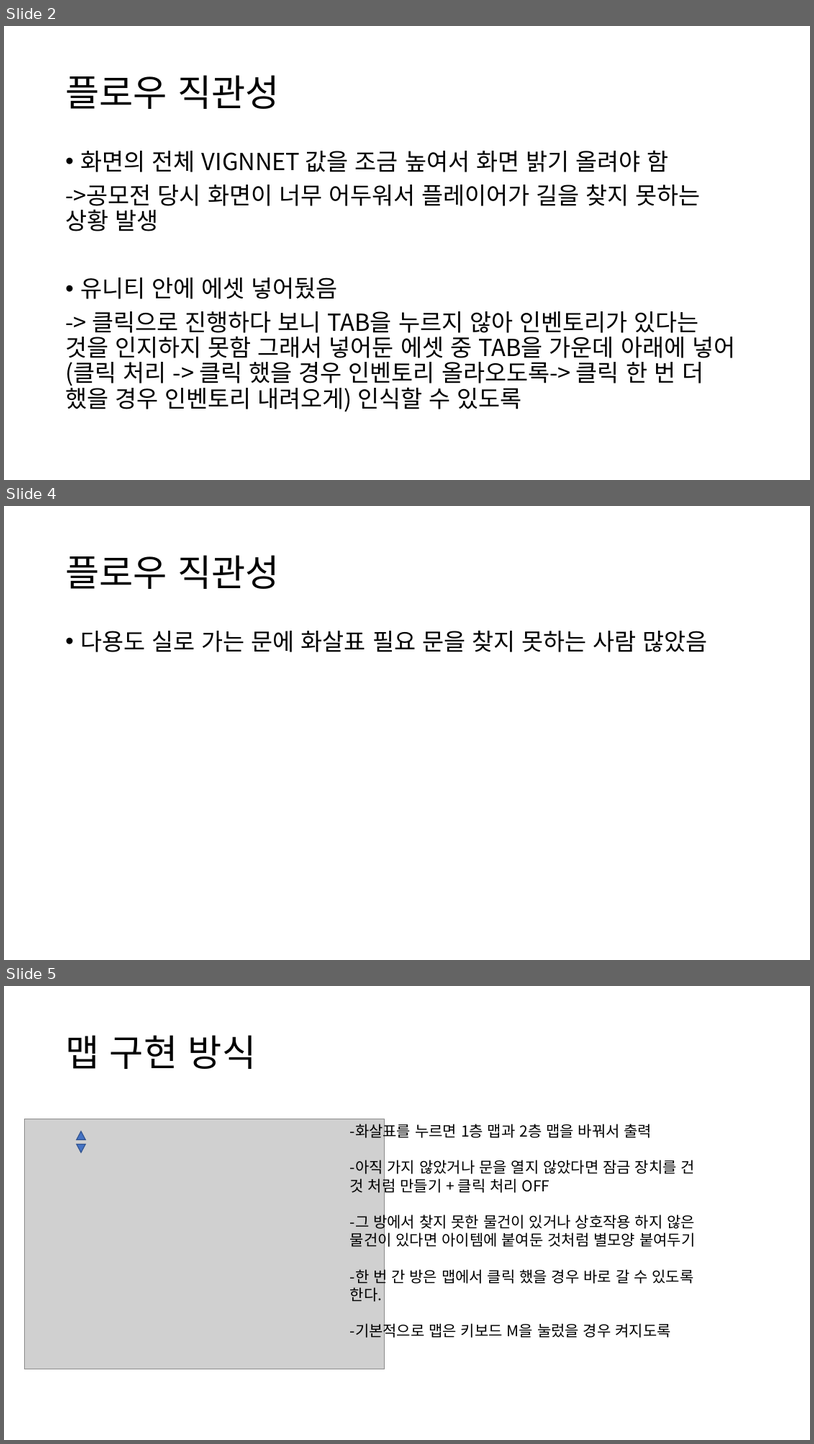
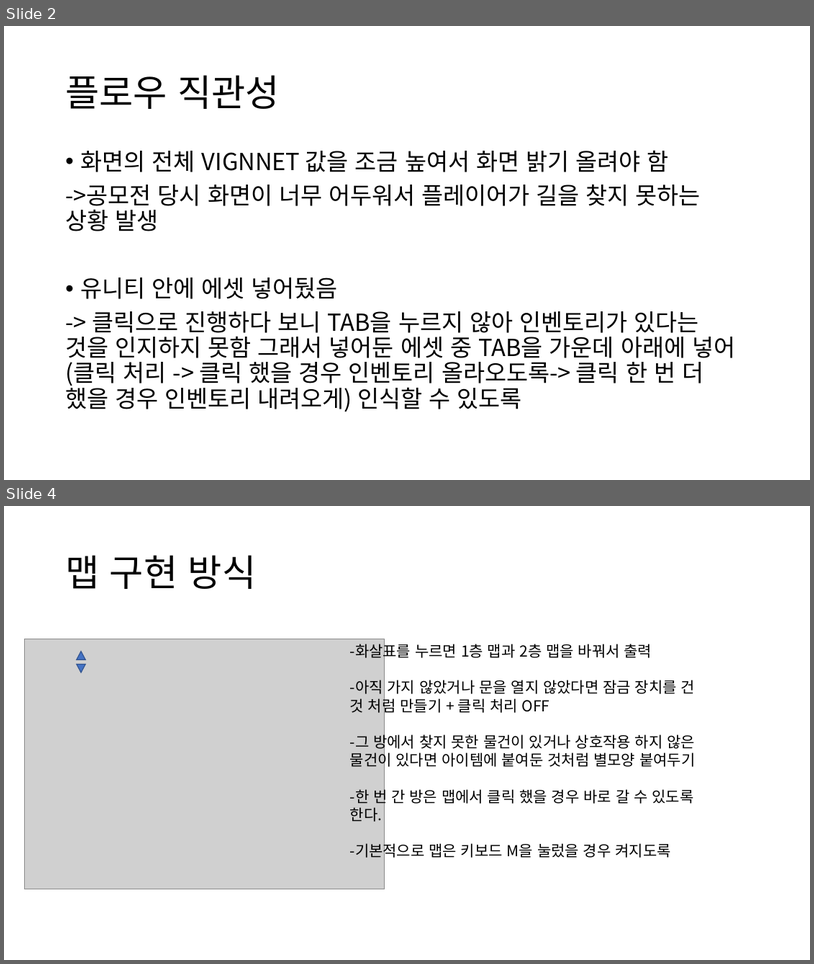
Before and after one commit to KuroAru/newCapstone, a slide deck: 기획서/현재 플로우 직관성 + 맵 제작.pptx. Shown one above the other, each under a label of ours: slides 2, 4 and 5 before the commit, slides 2 and 4 after it; the slides between them are not shown. The pictures are 814x1444 and 814x964 pixels, drawn with LibreOffice and Linux fonts; fonts in the diff are those of the drawing; grey boxes stand for pictures. Boxes give left, top, right and bottom in pixels: in the first picture for what was removed or moved away, otherwise in the second. Text is boxed around its words. In the diff, an @@ line names an element or a change of style, - is before the commit and + after.

```diff
--- a/기획서/현재 플로우 직관성 + 맵 제작.pptx
+++ b/기획서/현재 플로우 직관성 + 맵 제작.pptx
@@ slide 4 removed at [4, 506, 810, 960], background #FFFFFF @@
@@ title removed at [65, 555, 280, 589] @@
-플로우 직관성
@@ text removed at [80, 631, 708, 652] @@
-• 다용도 실로 가는 문에 화살표 필요 문을 찾지 못하는 사람 많았음
@@ what was slide 5 is now slide 4 @@
```
Also in this commit, not shown: 1 slide changed.
